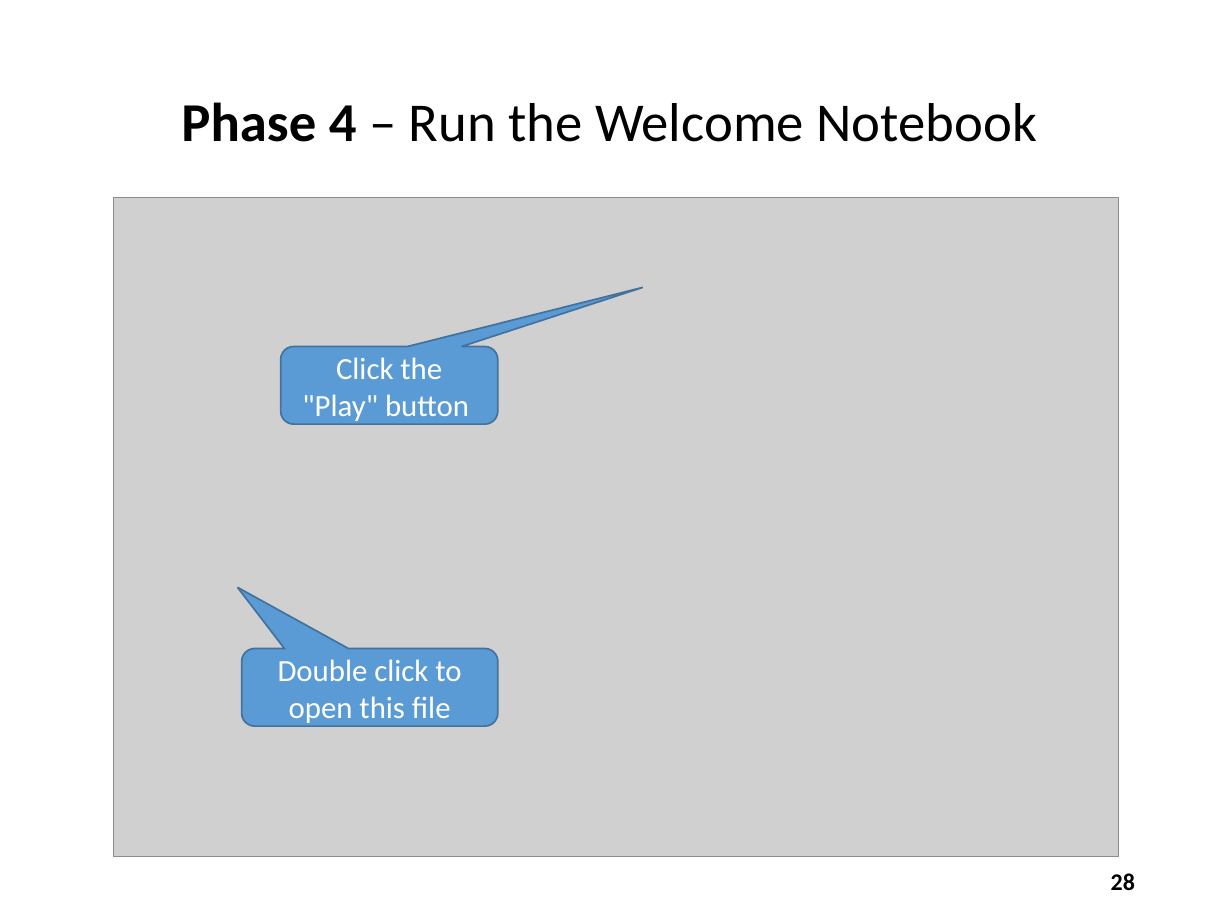
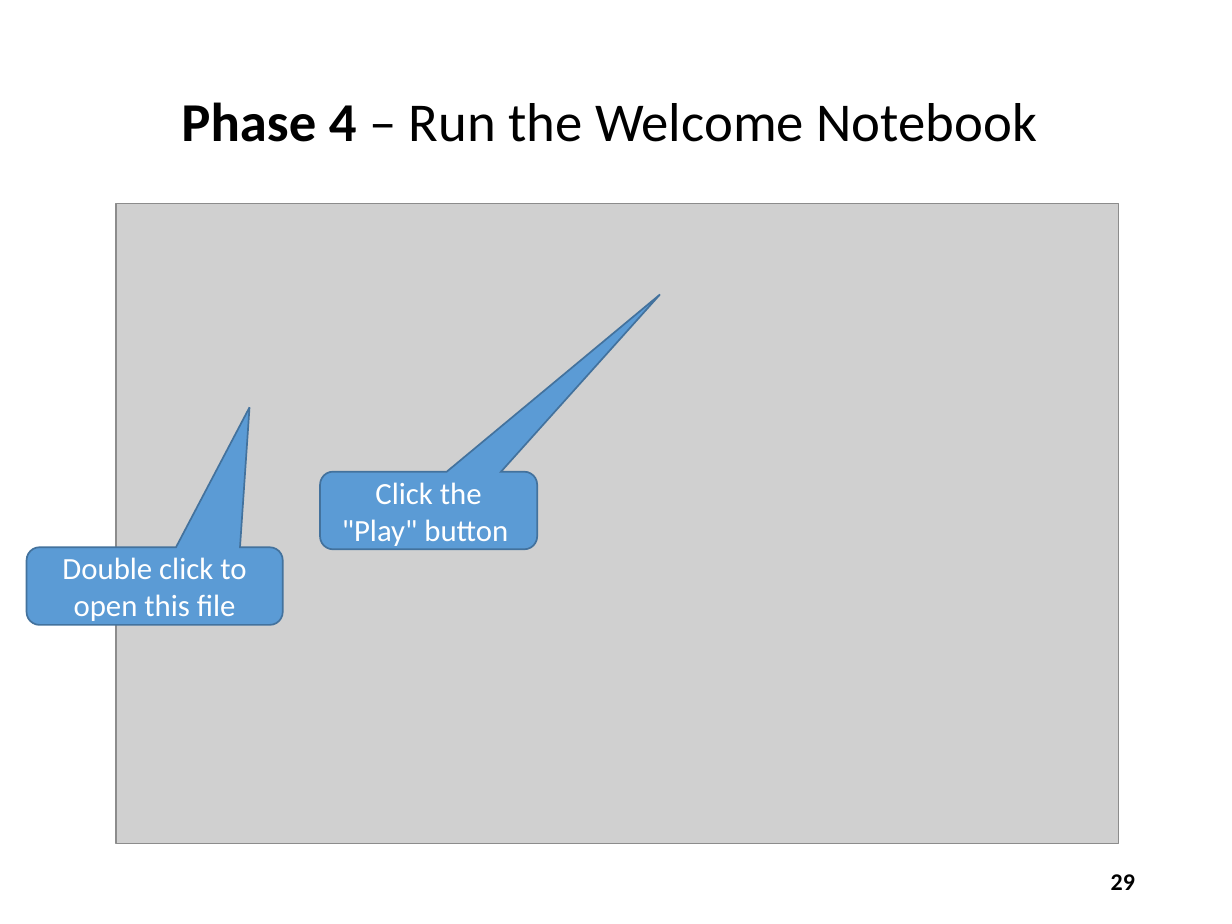
Before and after one commit to dbiersach/scicomp-demos, a slide deck: slide 29 of slides/Installing the Courseware.pptx (slide 28 before the commit). Drawn at 1232x924 pixels with LibreOffice and Linux fonts; fonts in the diff are those of the drawing; grey boxes stand for pictures. Boxes give left, top, right and bottom in pixels: in the first picture for what was removed or moved away, otherwise in the second. Text is boxed around its words. In the diff, an @@ line names an element or a change of style, - is before the commit and + after.

```diff
--- a/slides/Installing the Courseware.pptx
+++ b/slides/Installing the Courseware.pptx
@@ picture: place and size @@
-picture at [113,198,1119,857]
+picture at [116,203,1119,844]
@@ rounded speech box "Click the "Play" button": place and size @@
-rounded speech box "Click the "Play" button" at [281,346,498,424]
+rounded speech box "Click the "Play" button" at [320,472,537,549]
@@ rounded speech box "Click the "Play" button" at [320,472,537,549]: proportions changed @@
@@ rounded speech box "Double click to open this ..." at [27,547,283,625]: proportions changed @@
@@ rounded speech box "Double click to open this ...": place and size @@
-rounded speech box "Double click to open this ..." at [241,648,498,726]
+rounded speech box "Double click to open this ..." at [27,547,283,625]
@@ page number at [1111,874,1135,890]: text changed @@
-28
+29
```
Also in this commit, not shown: 5 other slides changed, 1 slide added.
